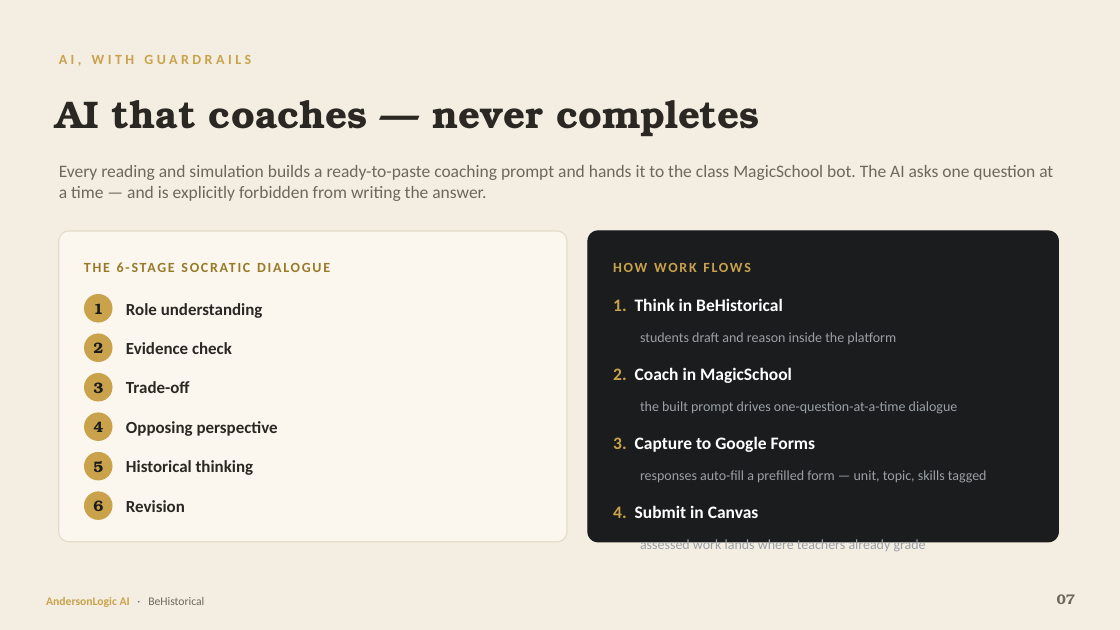
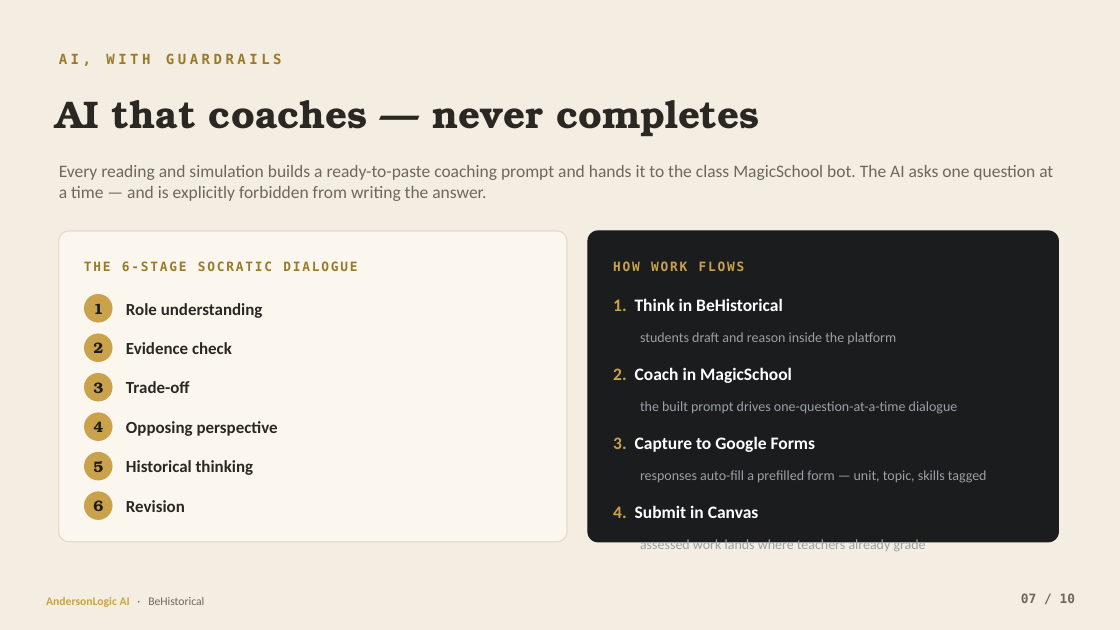
Before and after one commit to JeffAndersonLogic/ap-world-history, a slide deck: slide 7 of pitch/BeHistorical-AndersonLogic-AI.pptx. Drawn at 1120x630 pixels with LibreOffice and Linux fonts; fonts in the diff are those of the drawing. Boxes give left, top, right and bottom in pixels: in the first picture for what was removed or moved away, otherwise in the second. Text is boxed around its words. In the diff, an @@ line names an element or a change of style, - is before the commit and + after.

```diff
--- a/pitch/BeHistorical-AndersonLogic-AI.pptx
+++ b/pitch/BeHistorical-AndersonLogic-AI.pptx
@@ text "AI, WITH GUARDRAILS" at (59,53,282,66): font Calibri to DejaVu Sans Mono, text colour #C9A24B to #9A7A28 @@
@@ text "THE 6-STAGE SOCRATIC DIALOGUE" at (84,261,357,271): size 12 to 11 pt, font Calibri to DejaVu Sans Mono @@
@@ text "HOW WORK FLOWS" at (613,261,745,271): size 12 to 11 pt, font Calibri to DejaVu Sans Mono @@
@@ text at (1021,593,1075,603): text changed; size 12 to 11 pt; font TeX Gyre Bonum to DejaVu Sans Mono @@
-07
+07 / 10
```
Also in this commit, not shown: 9 other slides changed, 5 other files.
